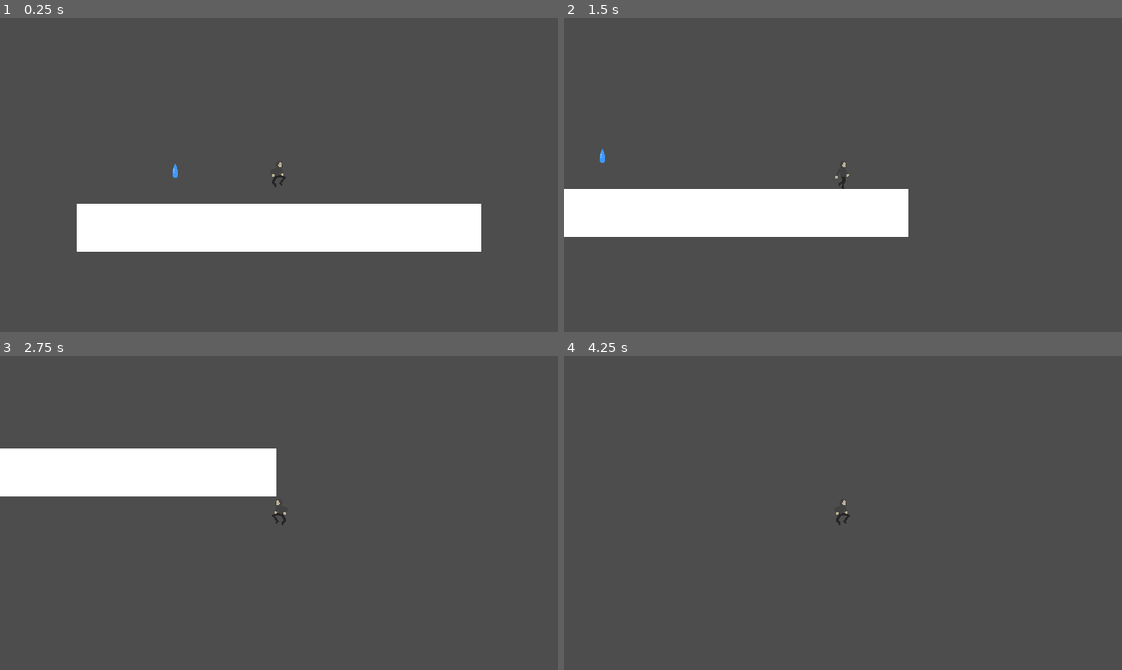
Above: before the commit, frames 1-4 (two rows, left to right).
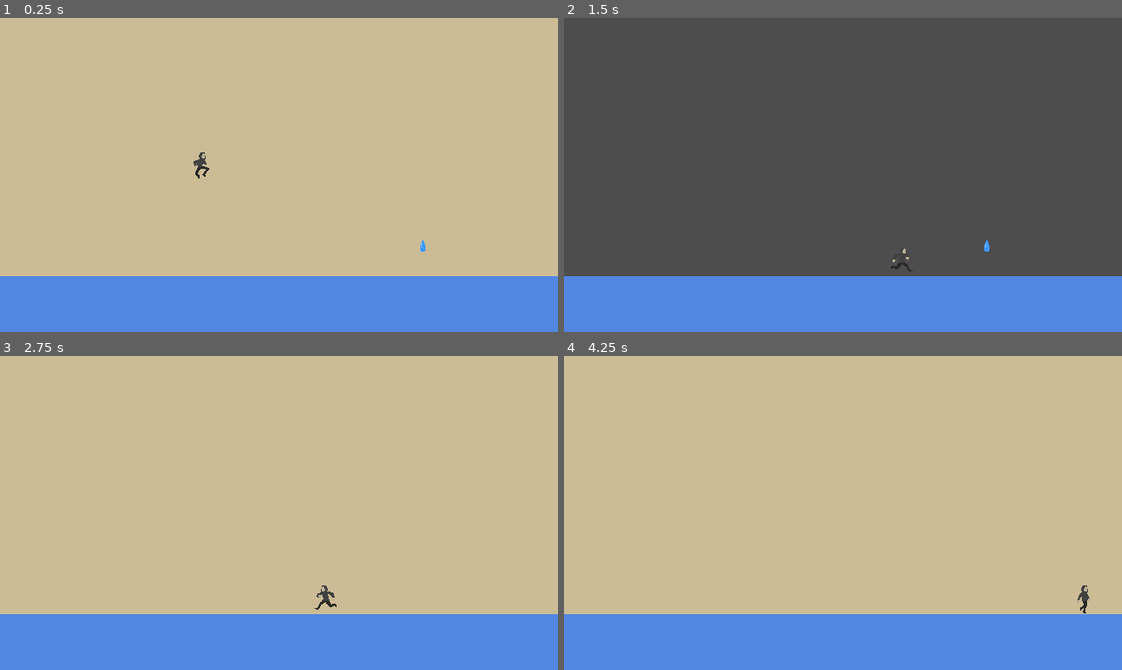
Above: after the commit, the same moments.

Repository: Aterlone/MasseyGameJam
Game: Godot game, scene res://main.tscn
Same seed, same stepped clock (60 frames per second), same inputs: the game is played once before the commit and once after it. Before the commit the project starts from res://Testing.tscn.
Inputs:
- Up to frame 1 (0.25 s): no input
- Up to frame 2 (1.5 s): tap Enter (ui_accept) at 0.5, 0.6, 0.77, 1.07, 1.35 s; hold Right (ui_right) from 0.53 s (still down)
- Up to frame 3 (2.75 s): tap Enter (ui_accept) at 1.52, 1.82, 2.1 s; release Right (ui_right) at 2.03 s; hold Left (ui_left) from 2.03 s (still down)
- Up to frame 4 (4.25 s): release Left (ui_left) at 2.78 s; hold Right (ui_right) from 2.78 s (still down); tap Enter (ui_accept) at 2.85, 3.02, 3.32, 3.6, 3.77, 4.07 s

The runs differ from the first frame. In frame 1, 100% of the frame differs, in the area x 0-100%, y 0-100%; in frame 2, 27%; in frame 3, 100%; in frame 4, 100%.

Commit message:
scene change(doors not added)

Diff:
--- a/player/player.gd
+++ b/player/player.gd
@@ -2,6 +2,8 @@
 
 
 @onready var MAIN = get_tree().get_root().get_child(0)
+@onready var area_container = get_tree().get_root().get_node("Main/AreaContainer")
+
 
 var cam_locked = false # if true camera doesn't move
 
@@ -37,6 +39,7 @@
 
 var current_animation = ""
 
+var in_house = 0
 
 func _ready() -> void:
 	var size = Vector2i(640 * 3, 360 * 3)
@@ -79,6 +82,11 @@
 	if $AnimationPlayer.has_animation(current_animation):
 		$AnimationPlayer.play(current_animation)
 
+## Change scene
+func scene_change(scene: String):
+	var main_scene = load(scene)
+	area_container.add_child(main_scene.instantiate())
+	area_container.get_child(0).queue_free()
 
 func get_controls():
 	joy_y = sign(Input.get_action_strength("ui_up") - Input.get_action_strength("ui_down"))
@@ -89,14 +97,13 @@
 	else:
 		button_jump = 0
 
-	var area_container = get_tree().get_root().get_node("Main/AreaContainer")
-	if area_container and not area_container.has_node("house_1"):
-		var house_scene = preload("res://house_1.tscn")
-		var house_instance = house_scene.instantiate()
-
-		area_container.add_child(house_instance)
-		area_container.get_child(0).queue_free()
-
+	if Input.is_action_just_pressed("ui_accept"):
+		if in_house:
+			scene_change("res://level_1.tscn")
+			in_house = 0
+		else:
+			scene_change("res://house_1.tscn")
+			in_house = 1
 
 func movement_x():
 	"""Handles running and crouching, impulse x"""
--- a/project.godot
+++ b/project.godot
@@ -11,7 +11,7 @@
 [application]
 
 config/name="MasseyGameJam"
-run/main_scene="uid://do5va2lfbac07"
+run/main_scene="uid://n6u7lr0nc7i6"
 config/features=PackedStringArray("4.4", "Forward Plus")
 config/icon="res://icon.svg"
 
